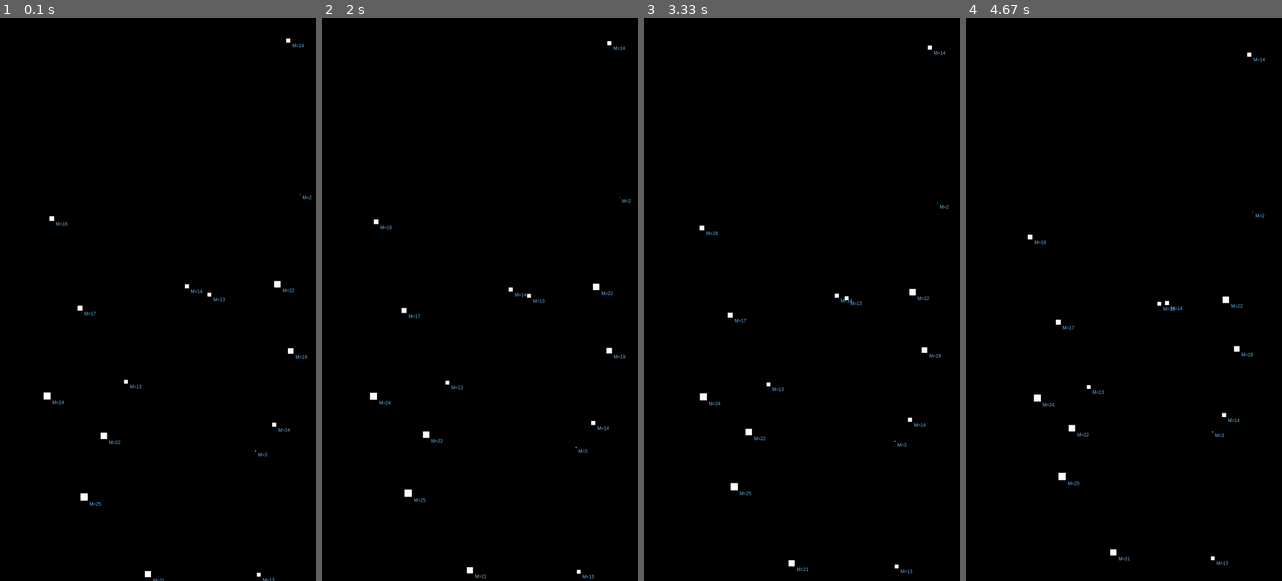
Above: before the commit, frames 1-4 (left to right).
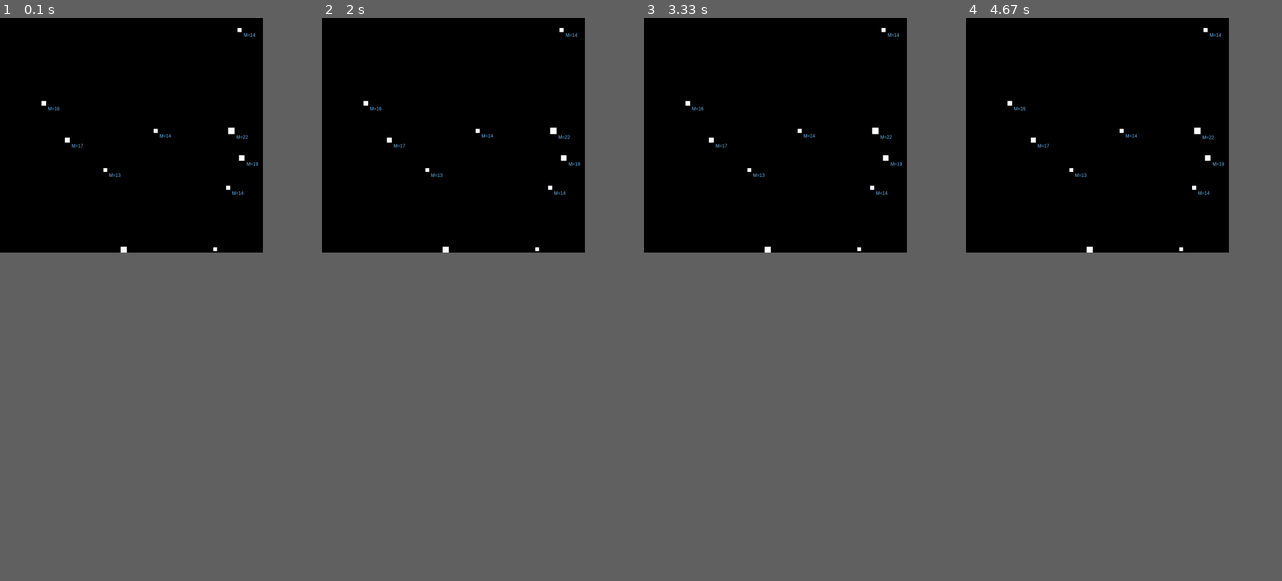
Above: after the commit, the same moments.

Repository: anishsatalkar/python_gravity_simulation_pygame
Game: pygame game, started from gravity_simulation.py
Same seed, same stepped clock (60 frames per second), same inputs: the game is played once before the commit and once after it.
Inputs:
- Up to frame 1 (0.1 s): no input
- Up to frame 2 (2 s): no input
- Up to frame 3 (3.33 s): no input
- Up to frame 4 (4.67 s): no input
In our replay, the window is 506x900 before the commit and 421x375 after it. These sizes can differ from the game's own. Grey fills any space a smaller window leaves; there, only what the larger window draws over its background counts as a difference.

The runs differ from the first frame. In frame 1, 0.8% of the frame differs, in the area x 13-99%, y 1-100%; in frame 2, 0.8%, in the area x 13-98%, y 1-100%; in frame 3, 0.8%; in frame 4, 0.8%.

Commit message:
Removed sin, cos and atan computations which were redundant. Instead, this implementation now relies directly on the 3 sides of the triangle formed by 2 bodies.

Diff:
--- a/gravity_simulation.py
+++ b/gravity_simulation.py
@@ -18,18 +18,20 @@
 def calculate_forces(pos_a, pos_b, m_a, m_b):
     x_diff = pos_b[0] - pos_a[0]
     y_diff = pos_b[1] - pos_a[1]
-    f = G * m_a * m_b / math.sqrt((x_diff) ** 2 + (y_diff) ** 2)
-    angle = math.atan2(y_diff, x_diff)
-    fx = f * math.cos(angle)
-    fy = f * math.sin(angle)
+    hypotenuse = math.sqrt(((x_diff) ** 2 + (y_diff) ** 2))
+    sin = x_diff / hypotenuse
+    cos = y_diff / hypotenuse
+    f = G * m_a * m_b / hypotenuse ** 2
+    fx = f * sin
+    fy = f * cos
 
     return fx, fy
 
 
 G = 6.67408e-11 * 100_000_000  # Otherwise the bodies would not move given the small value of gravitational constant
-NUM_OF_BODIES = 16
-WIDTH = 1080
-HEIGHT = 1920
+NUM_OF_BODIES = 10
+WIDTH = 900
+HEIGHT = 800
 WHITE = (255, 255, 255)
 BLACK = (0, 0, 0)
 BLUE = (109, 196, 255)
